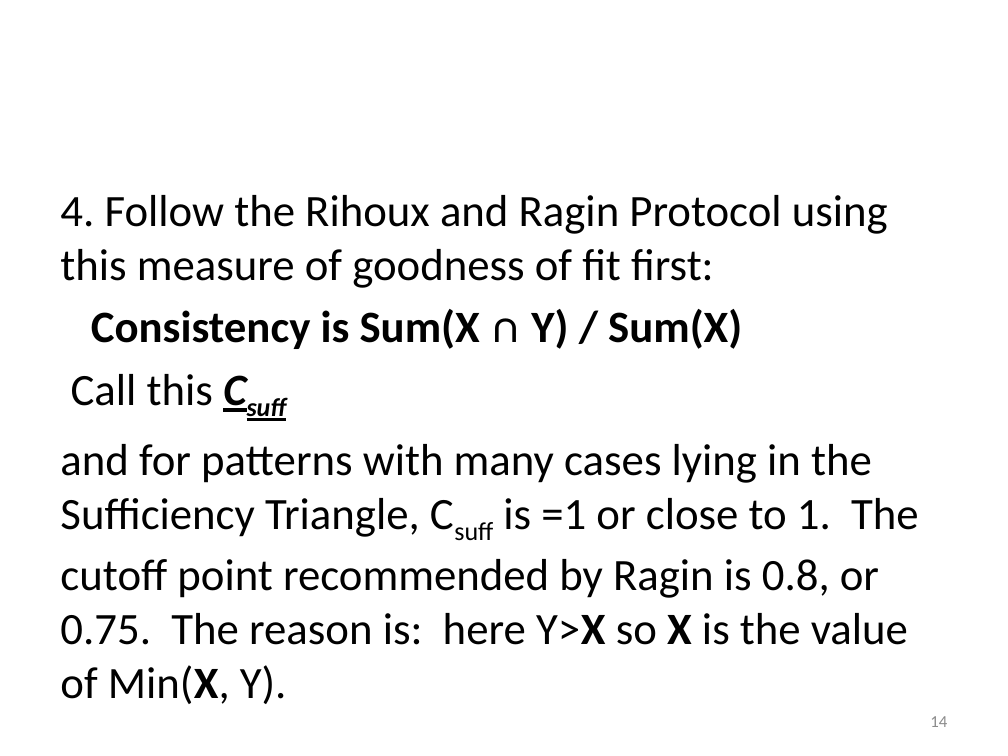
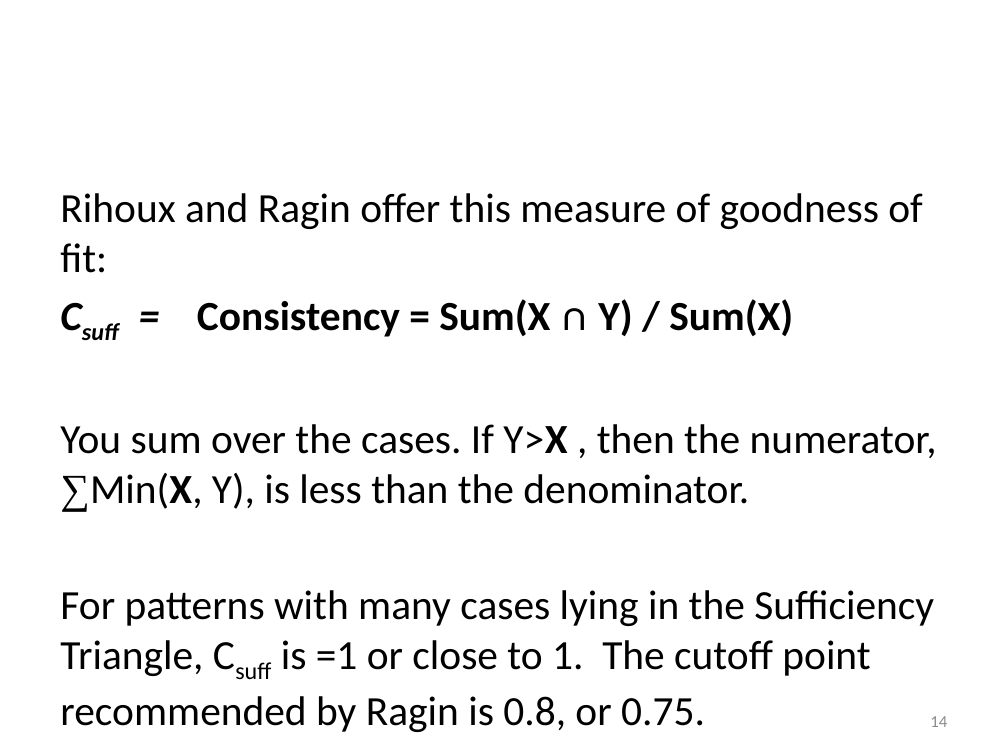
Before and after one commit to WendyOlsen/fsgof, a slide deck: slide 14 of FuzzyQCAConsistencyWithGoodnessofFitTestsOlsen2016.pptx. Drawn at 1008x756 pixels with LibreOffice and Linux fonts; fonts in the diff are those of the drawing. Boxes give left, top, right and bottom in pixels: in the first picture for what was removed or moved away, otherwise in the second. Text is boxed around its words. In the diff, an @@ line names an element or a change of style, - is before the commit and + after.

```diff
--- a/FuzzyQCAConsistencyWithGoodnessofFitTestsOlsen2016.pptx
+++ b/FuzzyQCAConsistencyWithGoodnessofFitTestsOlsen2016.pptx
@@ text at [60,193,937,732]: text changed; size 32 to 29.6 pt @@
-4. Follow the Rihoux and Ragin Protocol using this measure of goodness of fit first:
-Consistency is Sum(X ∩ Y) / Sum(X)
-Call this Csuff
-and for patterns with many cases lying in the Sufficiency Triangle, Csuff is =1 or close to 1. The cutoff point recommended by Ragin is 0.8, or 0.75. The reason is: here Y>X so X is the value of Min(X, Y).
+Rihoux and Ragin offer this measure of goodness of fit:
+Csuff = Consistency = Sum(X ∩ Y) / Sum(X)
+You sum over the cases. If Y>X , then the numerator, ∑Min(X, Y), is less than the denominator.
+For patterns with many cases lying in the Sufficiency Triangle, Csuff is =1 or close to 1. The cutoff point recommended by Ragin is 0.8, or 0.75.
```
Also in this commit, not shown: 28 other slides changed, 12 slides added, 13 slides removed.
